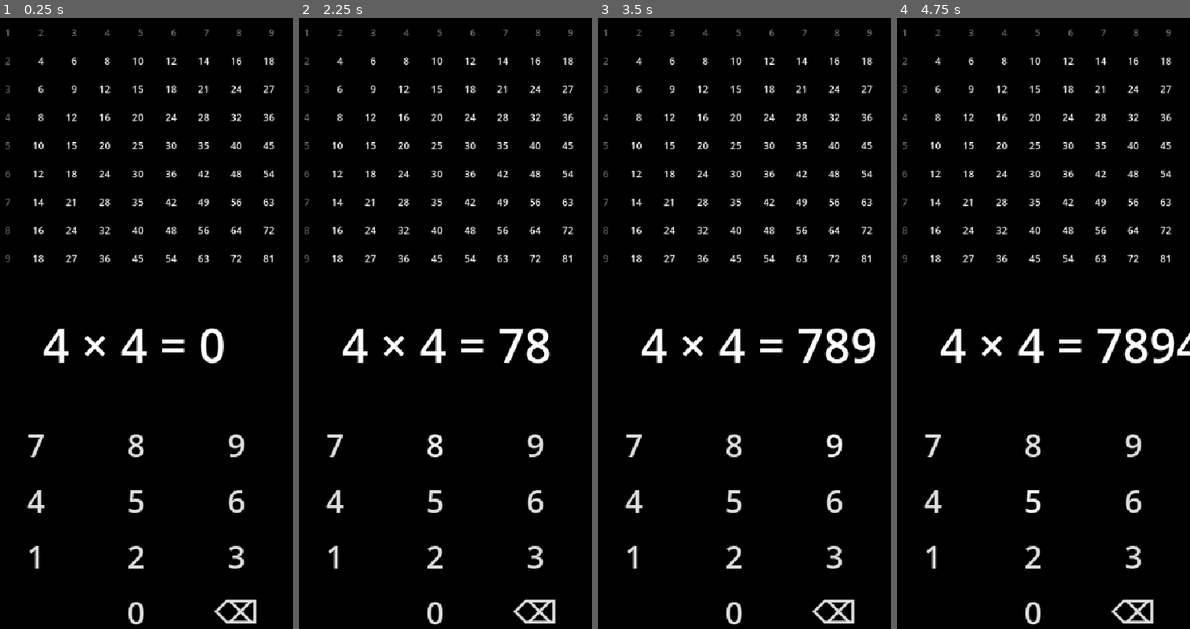
Above: before the commit, frames 1-4 (left to right).
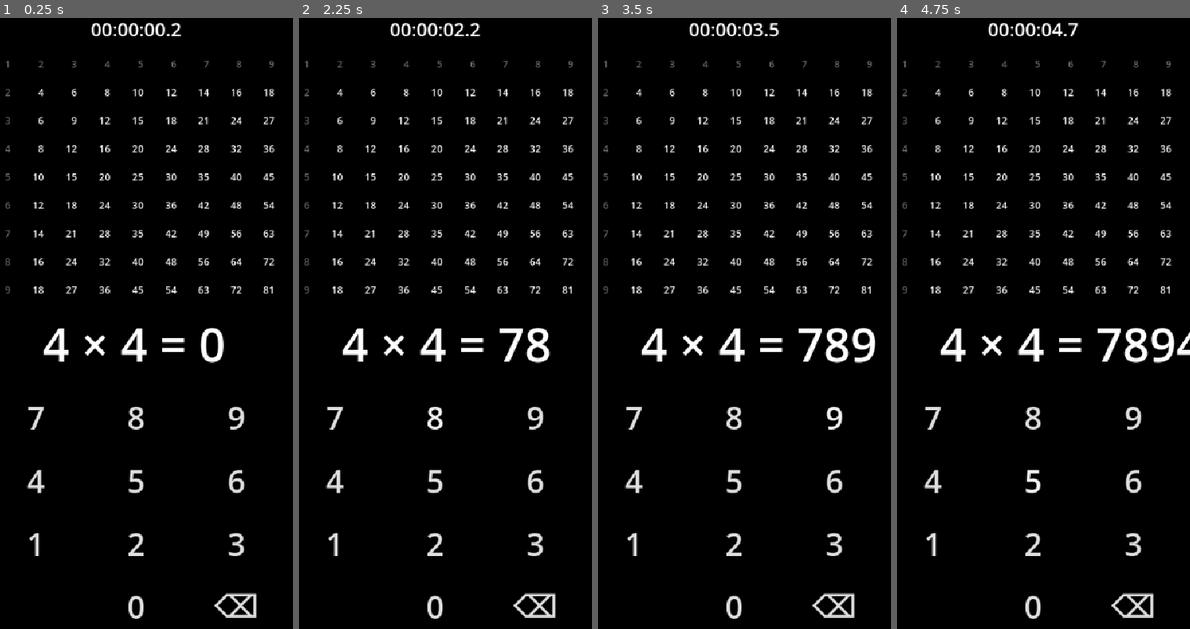
Above: after the commit, the same moments.

Repository: not-learning/einmaleins
Game: Godot game, scene res://main.tscn
Same seed, same stepped clock (60 frames per second), same inputs: the game is played once before the commit and once after it.
Inputs:
- Up to frame 1 (0.25 s): no input
- Up to frame 2 (2.25 s): click "0" at 0.5 s; click "7" at 1.25 s; click "8" at 2 s
- Up to frame 3 (3.5 s): click "9" at 2.75 s
- Up to frame 4 (4.75 s): click "4" at 3.5 s; click "5" at 4.25 s

The runs differ from the first frame. In frame 1, 6.3% of the frame differs, in the area x 1-94%, y 0-100%; in frame 2, 6.4%; in frame 3, 6.6%; in frame 4, 6.6%, in the area x 1-100%, y 0-100%.

Commit message:
Stopwatch

Diff:
--- a/exercise.gd
+++ b/exercise.gd
@@ -1,6 +1,7 @@
 extends Label
 
 signal correct(a: int, b: int)
+signal done
 
 var arr: Array[int]
 var n: int
@@ -24,4 +25,4 @@
 		if n > 63:
 			n = 0
 			arr.shuffle()
-			print("Done!")
+			done.emit()
--- a/exercise.tscn
+++ b/exercise.tscn
@@ -6,10 +6,8 @@
 offset_right = 40.0
 offset_bottom = 40.0
 size_flags_horizontal = 3
-size_flags_vertical = 0
+size_flags_vertical = 4
 theme_override_constants/margin_left = 100
-theme_override_constants/margin_top = 50
-theme_override_constants/margin_bottom = 50
 
 [node name="Exercise" type="Label" parent="."]
 layout_mode = 2
--- a/main.gd
+++ b/main.gd
@@ -3,13 +3,16 @@
 var ex: Label
 var kp: GridContainer
 var xt: Array[Node]
+var sw: Label
 
 func _ready() -> void:
 	kp = find_child("Keypad")
 	kp.ans_upd.connect(_on_ans_upd)
 	ex = find_child("Exercise")
 	ex.correct.connect(_on_correct)
+	ex.done.connect(_on_done)
 	xt = get_node("Xtable/Xtable").get_children()
+	sw = find_child("Stopwatch")
 
 func _on_ans_upd(ans: int):
 	ex.ans = ans
@@ -23,5 +26,8 @@
 	xt1.text = "✓"
 	xt1.set("theme_override_colors/font_color", Color.GREEN)
 
+func _on_done():
+	sw.done = true
+
 func _process(delta: float) -> void:
 	pass
--- a/main.tscn
+++ b/main.tscn
@@ -1,9 +1,10 @@
-[gd_scene load_steps=6 format=3 uid="uid://dnc7mbmkyyud"]
+[gd_scene load_steps=7 format=3 uid="uid://dnc7mbmkyyud"]
 
 [ext_resource type="PackedScene" uid="uid://b4ux8sr558ts5" path="res://xtable.tscn" id="1_0xm2m"]
 [ext_resource type="Script" uid="uid://bcnre1k1ogd5m" path="res://main.gd" id="1_1bvp3"]
 [ext_resource type="PackedScene" uid="uid://dqtjdgxtsokyj" path="res://exercise.tscn" id="2_h2yge"]
 [ext_resource type="PackedScene" uid="uid://cxhc5k68ni0bg" path="res://bg.tscn" id="2_lquwl"]
+[ext_resource type="PackedScene" uid="uid://qk0rj05uipvw" path="res://stopwatch.tscn" id="3_7mycd"]
 [ext_resource type="PackedScene" uid="uid://d273utle5fn7" path="res://keypad.tscn" id="3_h2yge"]
 
 [node name="Node" type="Node"]
@@ -26,6 +27,10 @@
 grow_vertical = 2
 script = ExtResource("1_1bvp3")
 
+[node name="StopwatchMargin" parent="Main" instance=ExtResource("3_7mycd")]
+layout_mode = 2
+size_flags_vertical = 1
+
 [node name="Xtable" parent="Main" instance=ExtResource("1_0xm2m")]
 layout_mode = 2
 
--- /dev/null
+++ b/stopwatch.gd
@@ -0,0 +1,15 @@
+extends Label
+
+var ms: float
+var done: bool
+
+func _ready() -> void:
+	ms = 0
+	text = "0"
+
+func _process(delta: float) -> void:
+	if !done: ms += delta
+	var fraction := "%.1f" % (ms - float(int(ms)))
+	fraction = fraction.erase(0)
+	var time := Time.get_time_string_from_unix_time(ms)
+	text = time + fraction
--- /dev/null
+++ b/stopwatch.tscn
@@ -0,0 +1,20 @@
+[gd_scene load_steps=2 format=3 uid="uid://qk0rj05uipvw"]
+
+[ext_resource type="Script" uid="uid://bhsfvjm7ild4x" path="res://stopwatch.gd" id="1_jewno"]
+
+[node name="StopwatchMargin" type="MarginContainer"]
+anchors_preset = 5
+anchor_left = 0.5
+anchor_right = 0.5
+offset_left = -20.0
+offset_right = 20.0
+offset_bottom = 40.0
+grow_horizontal = 2
+size_flags_horizontal = 4
+size_flags_vertical = 4
+
+[node name="Stopwatch" type="Label" parent="."]
+layout_mode = 2
+size_flags_horizontal = 4
+theme_override_font_sizes/font_size = 30
+script = ExtResource("1_jewno")
Not shown, added: stopwatch.gd.uid
